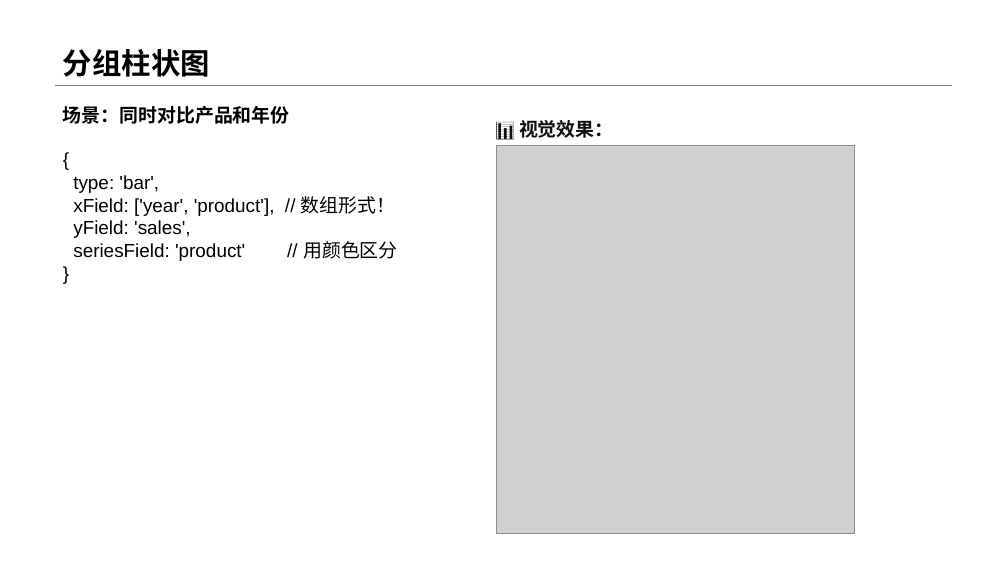
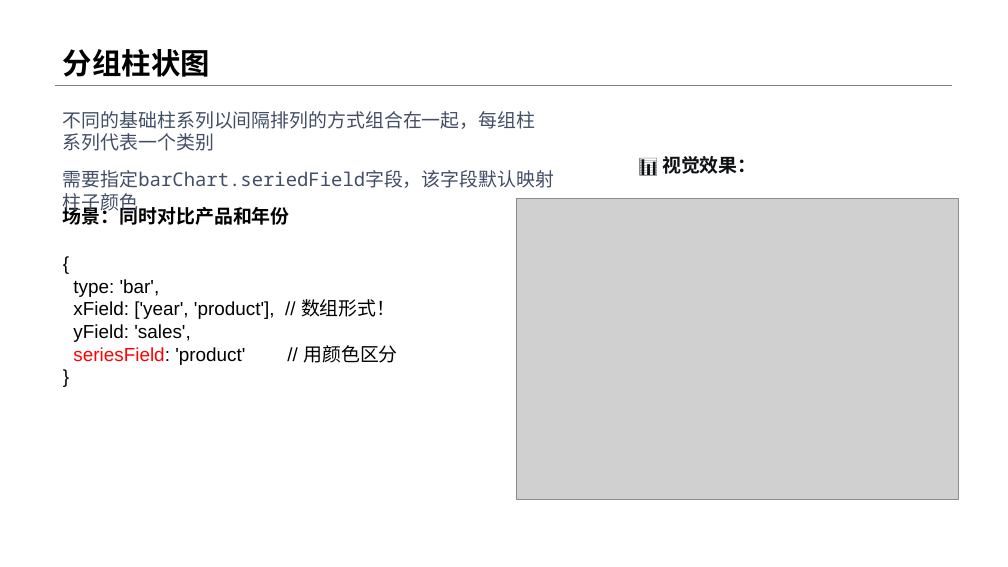
Before and after one commit to menglin1997/vchartCourse, a slide deck: slide 3 of code/Chapter 3 - Vchart Type/20-BarAdvanced/20-BarAdvanced.pptx. Drawn at 1008x567 pixels with LibreOffice and Linux fonts; fonts in the diff are those of the drawing; grey boxes stand for pictures. Boxes give left, top, right and bottom in pixels: in the first picture for what was removed or moved away, otherwise in the second. Text is boxed around its words. In the diff, an @@ line names an element or a change of style, - is before the commit and + after.

```diff
--- a/code/Chapter 3 - Vchart Type/20-BarAdvanced/20-BarAdvanced.pptx
+++ b/code/Chapter 3 - Vchart Type/20-BarAdvanced/20-BarAdvanced.pptx
@@ text added at (63, 111, 535, 151), 18 pt, text #424E66 @@
+不同的基础柱系列以间隔排列的方式组合在一起，每组柱系列代表一个类别
@@ text added at (63, 170, 554, 214), 18 pt, text #424E66 @@
+需要指定barChart.seriedField字段，该字段默认映射柱子颜色
@@ text "📊 视觉效果：": place and size @@
-text "📊 视觉效果：" at (519, 120, 613, 138)
+text "📊 视觉效果：" at (662, 156, 756, 174)
@@ text "场景：同时对比产品和年份" rewrapped from (63, 106, 290, 124) to (63, 203, 290, 225) @@
@@ picture: place and size @@
-picture at (497, 145, 854, 533)
+picture at (516, 198, 959, 499)
@@ text "{": place and size @@
-text "{" at (73, 175, 397, 261)
+text "{" at (73, 279, 397, 365)
@@ text at (73, 345, 397, 365): text colour #000000 to #FF0000 in "seriesField:" @@
```
Also in this commit, not shown: 3 other slides changed, 1 slide removed, 7 other files.
